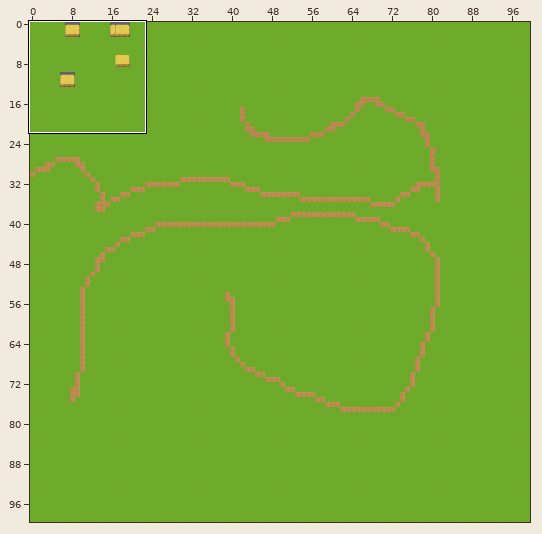
Tiled map: v_01/assets/map.tmx. The first picture is a wide view before the edit; the outline marks the close-up.
Close-up. The starting point:
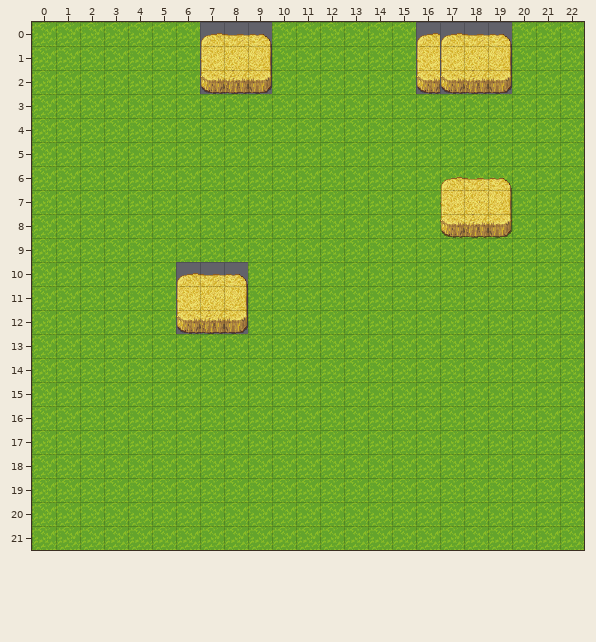
Cells are 32x32 px. Shown: x 0..22, y 0..21.
And afterwards:
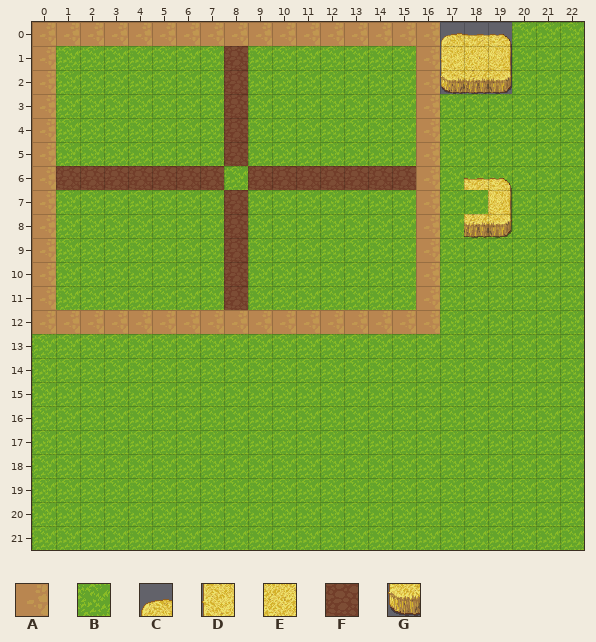
Key: from "tiles": A 714, B 737, C 896, D 928, E 929, F 932, G 960.
_ is an empty cell.
Diff:
Layer "efe":
y 0: x 0..16 _________________ -> AAAAAAAAAAAAAAAAA
y 1..2: x 0 _ -> A; x 7..9 ___ -> BFB; x 16 _ -> A
y 3..5: x 0 _ -> A; x 8 _ -> F; x 16 _ -> A
y 6: x 0..7 ________ -> AFFFFFFF; x 9..17 ________C -> FFFFFFFAB
y 7: x 0 _ -> A; x 8 _ -> F; x 16..18 _DE -> ABB
y 8: x 0 _ -> A; x 8 _ -> F; x 16..17 _G -> AB
y 9: x 0 _ -> A; x 8 _ -> F; x 16 _ -> A
y 10..11: x 0 _ -> A; x 6..8 ___ -> BBF; x 16 _ -> A
y 12: x 0..16 _________________ -> AAAAAAAAAAAAAAAAA
Pixel boxes of the changes (left, top, right, bottom) in both close-ups:
changed: (32, 22, 488, 334)
